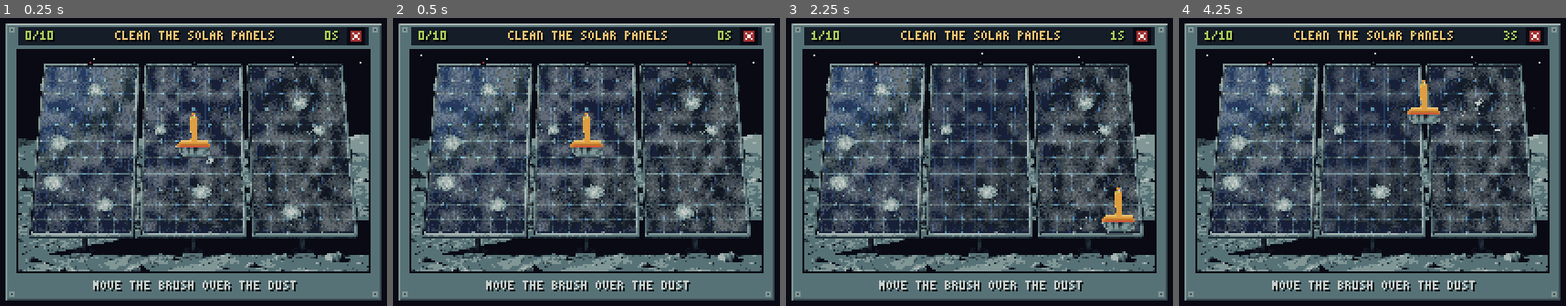
Above: before the commit, frames 1-4 (left to right).
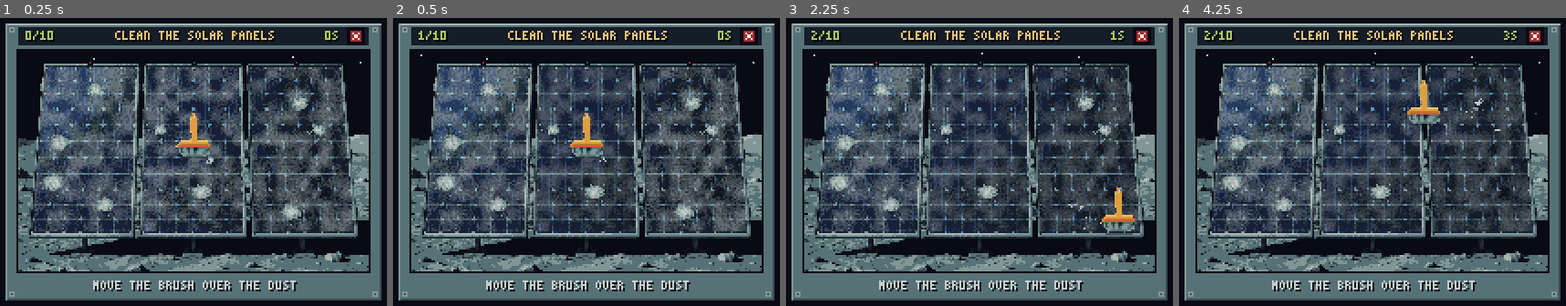
Above: after the commit, the same moments.

Repository: HattoriLoL/Artemis-Adventure
Game: Godot game, scene res://cenas/minigame_paineis.tscn
The game is run twice, just before and just after one commit, with the same random seed, the same clock (stepped at 60 frames per second) and the same inputs. This scene is started directly instead of the project's main scene.
Inputs (mouse positions are in pixels of both pictures, inside the frame that each line leads up to):
- Up to frame 1 (0.25 s): no input
- Up to frame 2 (0.5 s): no input
- Up to frame 3 (2.25 s): tap Enter (ui_accept) at 0.5, 0.77, 1.52 s; move the mouse to (1107, 144) at 0.52 s; hold D (direita) 0.53-1.28 s; hold E (usar) 0.53-1.28 s; click (1107, 144) at 0.67 s; move the mouse to (863, 179) at 1.27 s; hold S (baixo) 1.28-2.03 s; tap Shift at 1.35 s; move the mouse to (1037, 90) at 2.02 s; hold D (direita) from 2.03 s (still down); tap X at 2.1 s
- Up to frame 4 (4.25 s): move the mouse to (1341, 228) at 2.77 s; release D (direita) at 2.78 s; hold W (cima) 2.78-3.53 s; tap J at 2.85 s; click (1341, 228) at 2.92 s; tap Enter (ui_accept) at 3.02, 3.77 s; move the mouse to (1546, 210) at 3.52 s; hold A (esquerda) from 3.53 s (still down); tap 1 at 3.6 s

Frame 1 is identical in both runs. In frame 2, 1.2% of the frame differs, in the area x 6-63%, y 4-75%; in frame 3, 1.2%; in frame 4, 1.4%, in the area x 6-93%, y 4-75%.

Commit message:
Limpar os painéis: a mancha sai quando o último pixel some (maior limiar), e não só com limpo = 1; antes ela ficava invisível mas contando e o minigame não terminava depois de limpar tudo

Diff:
--- a/jogo/scripts/minigame_paineis.gd
+++ b/jogo/scripts/minigame_paineis.gd
@@ -56,7 +56,7 @@
 
 var demo := false                                # o jogo coloca true no modo demo: o minigame se resolve sozinho
 var pos_escova := Vector2(96, 54)
-var manchas: Array = []                          # {pos, placa, limpo (0 a 1), pixels: [[offset, cor, limiar]]}
+var manchas: Array = []                          # {pos, placa, limpo, fim, pixels: [[offset, cor, limiar]]}
 var por_placa := [0, 0, 0]                       # manchas que cada painel tinha no começo
 var t_brilho := [-1.0, -1.0, -1.0]
 var po: Array = []                               # nuvens de pó: [pos, vel, vida, vida_total], dentro do campo
@@ -142,7 +142,12 @@
 	for k in randi_range(2, 5):                   # uns grãos soltos em volta
 		var a := randf() * TAU
 		pixels.append([(Vector2(cos(a), sin(a)) * (r + randf_range(1.0, 2.5))).round(), METAL, randf_range(0.1, 0.4)])
-	return {"pos": pos, "placa": placa, "limpo": 0.0, "pixels": pixels}
+	# a mancha sai quando o último pixel some (o maior limiar), e não em limpo = 1: senão ela ficava invisível mas
+	# contando, e o minigame não terminava depois de o jogador "limpar tudo"
+	var fim := 0.0
+	for px in pixels:
+		fim = maxf(fim, px[2])
+	return {"pos": pos, "placa": placa, "limpo": 0.0, "fim": minf(fim, 1.0), "pixels": pixels}
 
 
 ## x da borda esquerda e da direita da placa na linha y (dentro do campo).
@@ -178,7 +183,7 @@
 			continue
 		limpando = true
 		m["limpo"] += delta / TEMPO
-		if m["limpo"] >= 1.0:
+		if m["limpo"] >= m["fim"]:
 			manchas.erase(m)
 			_soltar_po(m["pos"], 6)
 			if _restam(m["placa"]) == 0:
